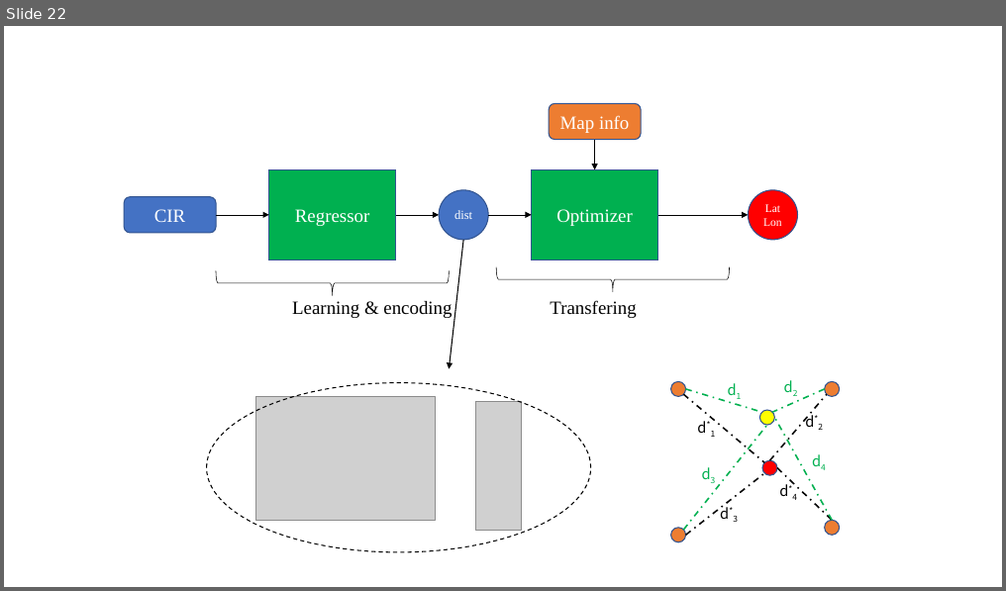
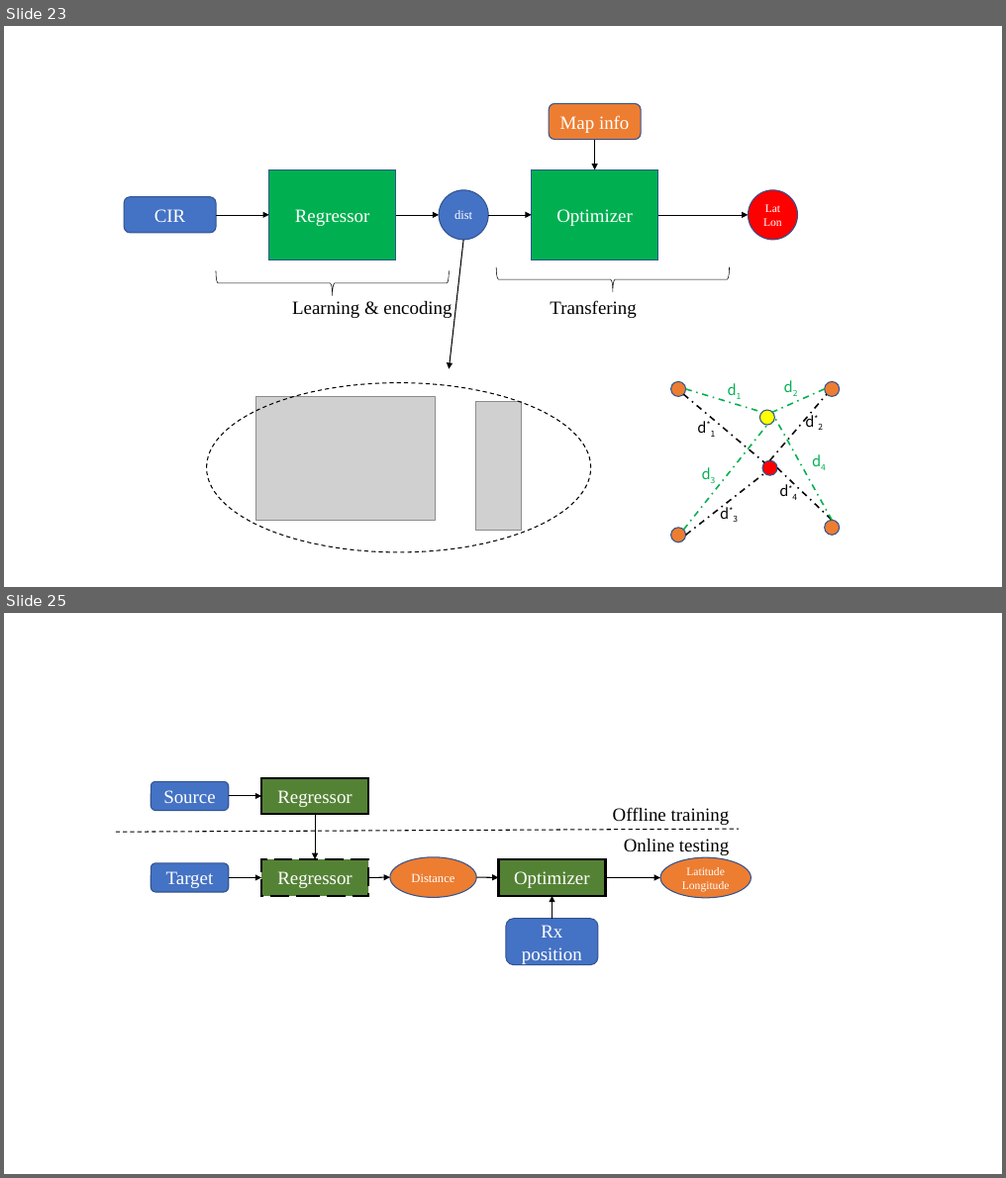
Before and after one commit to ukunliu/WSN_simulation, a slide deck: presentation.pptx. Shown one above the other, each under a label of ours: slide 22 before the commit, slides 23 and 25 after it; the slides between them are not shown. The pictures are 1006x591 and 1006x1178 pixels, drawn with LibreOffice and Linux fonts; fonts in the diff are those of the drawing; grey boxes stand for pictures. Boxes give left, top, right and bottom in pixels: in the first picture for what was removed or moved away, otherwise in the second. Text is boxed around its words. In the diff, an @@ line names an element or a change of style, - is before the commit and + after.

```diff
--- a/presentation.pptx
+++ b/presentation.pptx
@@ slide 25 added at [4, 613, 1002, 1174], background #FFFFFF @@
@@ group added at [116, 778, 751, 964]: 7 arrows, 3 rectangles, 3 rounded rectangles, 2 ellipses, 2 texts, 1 line @@
+Regressor
+Optimizer
+Rx position
+Distance
+Latitude
+Longitude
+Offline training
+Online testing
+Source
+Regressor
+Target
@@ what was slide 22 is now slide 23 @@
```
Also in this commit, not shown: 3 slides changed, 1 other slide added, 43 other files.
